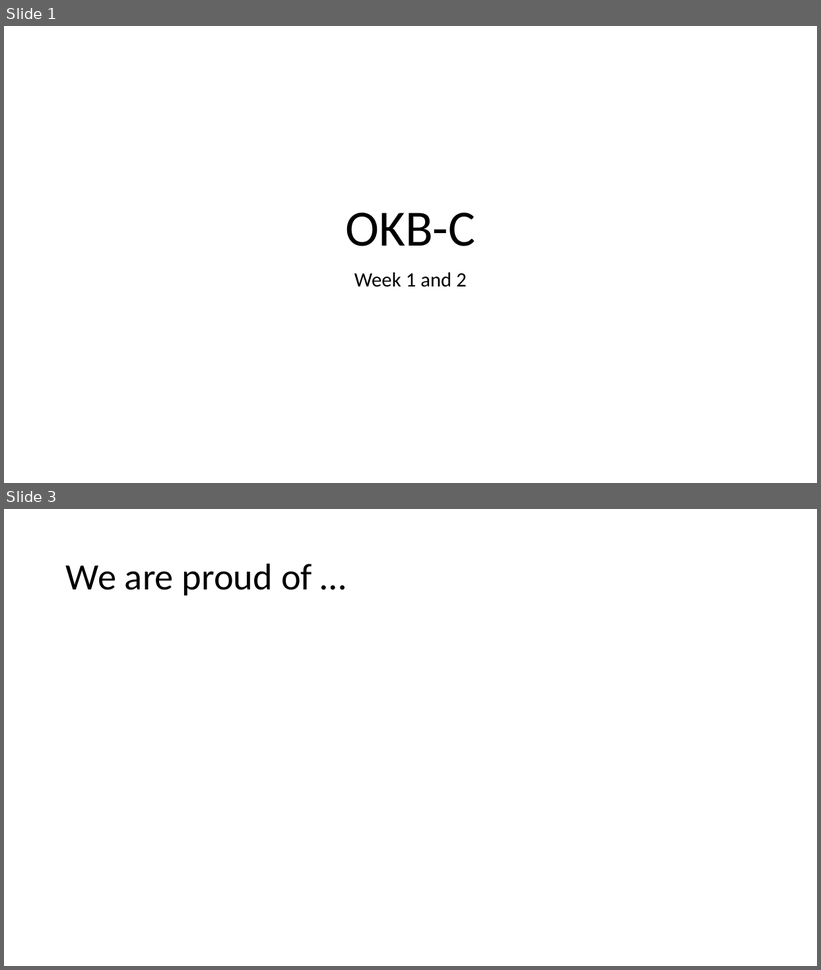
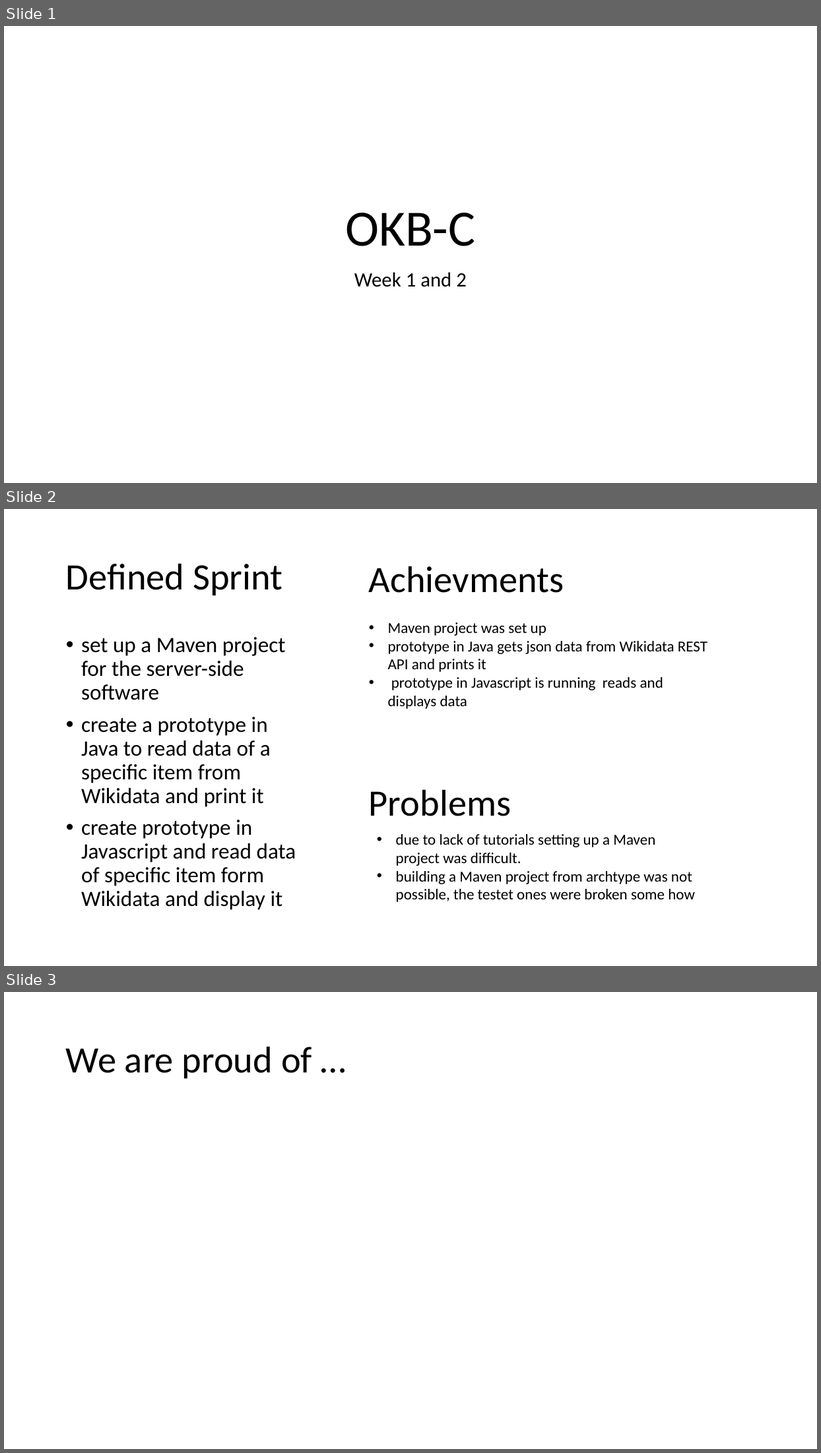
Before and after one commit to Institute-Web-Science-and-Technologies/OKB, a slide deck: submissions/w2/w2_OKB-C.pptx. Shown one above the other, each under a label of ours: slides 1 and 3 before the commit, slides 1, 2 and 3 after it; the slides between them are not shown. The pictures are 821x970 and 821x1453 pixels, drawn with LibreOffice and Linux fonts; fonts in the diff are those of the drawing. Boxes give left, top, right and bottom in pixels: in the first picture for what was removed or moved away, otherwise in the second. Text is boxed around its words. In the diff, an @@ line names an element or a change of style, - is before the commit and + after.

```diff
--- a/submissions/w2/w2_OKB-C.pptx
+++ b/submissions/w2/w2_OKB-C.pptx
@@ slide 2 added at bbox=[4, 509, 817, 966], background #FFFFFF @@
@@ title added at bbox=[66, 563, 283, 595], 44 pt, text #000000 @@
+Defined Sprint
@@ text added at bbox=[369, 566, 564, 593], 44 pt, text #000000 @@
+Achievments
@@ text added at bbox=[388, 623, 708, 709], 18 pt, text #000000 @@
+• Maven project was set up
+• prototype in Java gets json data from Wikidata REST API and prints it
+• prototype in Javascript is running reads and displays data
@@ text added at bbox=[81, 637, 296, 910], 25.9 pt, text #000000 @@
+• set up a Maven project for the server-side software
+• create a prototype in Java to read data of a specific item from Wikidata and print it
+• create prototype in Javascript and read data of specific item form Wikidata and display it
@@ text added at bbox=[369, 789, 511, 817], 44 pt, text #000000 @@
+Problems
@@ text added at bbox=[396, 834, 695, 902], 18 pt, text #000000 @@
+• due to lack of tutorials setting up a Maven project was difficult.
+• building a Maven project from archtype was not possible, the testet ones were broken some how
```
Also in this commit, not shown: 1 slide changed, 1 slide removed.
